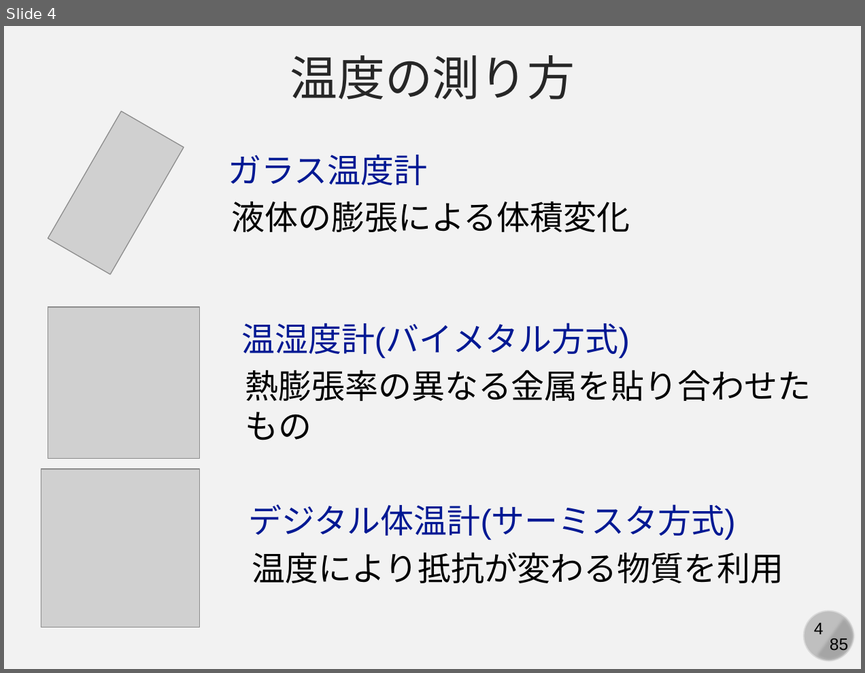
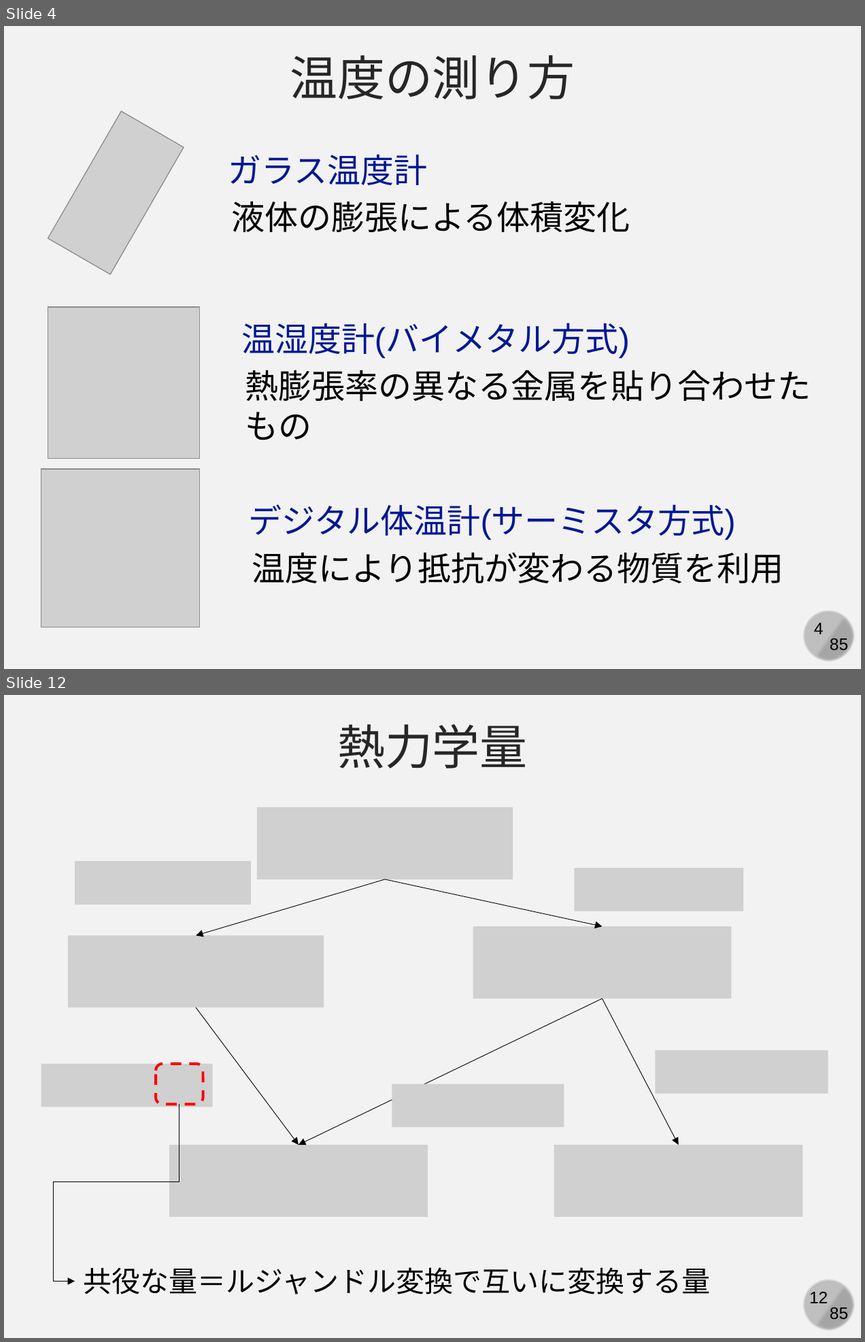
Before and after one commit to kaityo256/simulation_engineering, a slide deck: 06_md_observable/simulation06.pptx. Shown one above the other, each under a label of ours: slide 4 before the commit, slides 4 and 12 after it; the slides between them are not shown. The pictures are 865x673 and 865x1342 pixels, drawn with LibreOffice and Linux fonts; fonts in the diff are those of the drawing; grey boxes stand for pictures. Boxes give left, top, right and bottom in pixels: in the first picture for what was removed or moved away, otherwise in the second. Text is boxed around its words. In the diff, an @@ line names an element or a change of style, - is before the commit and + after.

```diff
--- a/06_md_observable/simulation06.pptx
+++ b/06_md_observable/simulation06.pptx
@@ slide 12 added at (4, 695, 861, 1338), background #F2F2F2; not listed: 4 template elements that a slide beside it also shows @@
@@ text added at (337, 724, 528, 768), 40 pt, text #262626 @@
+熱力学量
@@ picture added at (257, 807, 512, 879) @@
@@ picture added at (75, 861, 252, 904) @@
@@ picture added at (574, 868, 742, 911) @@
@@ arrow added from (384, 879) to (196, 936), #000000 0.5 pt @@
@@ arrow added from (384, 879) to (602, 926), #000000 0.5 pt @@
@@ picture added at (68, 936, 324, 1008) @@
@@ picture added at (473, 926, 730, 998) @@
@@ arrow added from (602, 998) to (298, 1145), #000000 0.5 pt @@
@@ arrow added from (602, 998) to (679, 1145), #000000 0.5 pt @@
@@ arrow added from (196, 1008) to (298, 1145), #000000 0.5 pt @@
@@ picture added at (655, 1050, 828, 1093) @@
@@ picture added at (41, 1064, 212, 1106) @@
@@ rounded rectangle added at (156, 1064, 203, 1104), outline #FF0000 2.25 pt dashed @@
@@ picture added at (392, 1084, 564, 1127) @@
@@ elbow arrow added from (179, 1104) to (75, 1281), #000000 0.5 pt @@
@@ picture added at (169, 1145, 427, 1217) @@
@@ picture added at (554, 1145, 802, 1217) @@
@@ text added at (83, 1267, 710, 1294), 24 pt, text #000000 @@
+共役な量＝ルジャンドル変換で互いに変換する量
```
Also in this commit, not shown: 2 slides changed, 8 other slides added.
